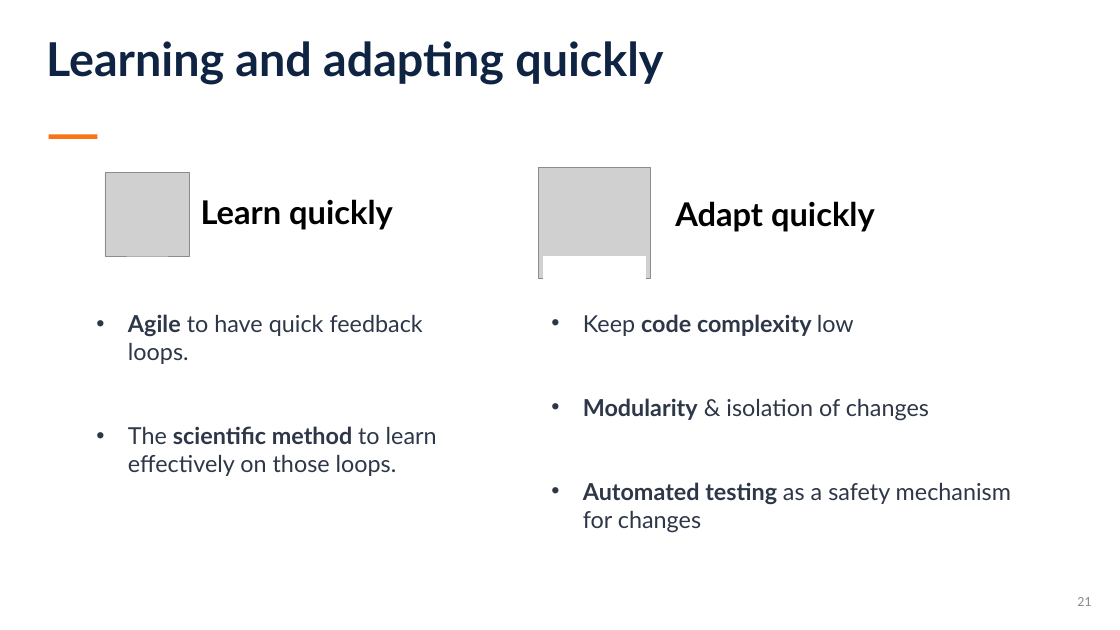
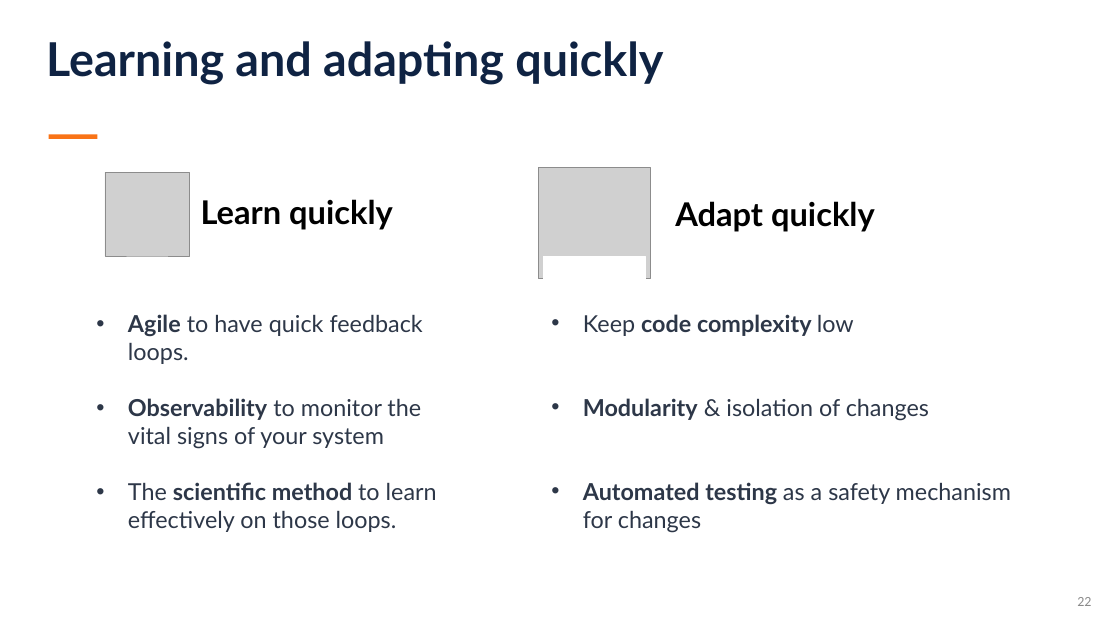
Before and after one commit to sefop/sefop-training-hub, a slide deck: slide 22 of workshops/2026-11-06-cal_poly/sefop-cal-poly.pptx (slide 21 before the commit). Drawn at 1120x630 pixels with LibreOffice and Linux fonts; fonts in the diff are those of the drawing; grey boxes stand for pictures. Boxes give left, top, right and bottom in pixels: in the first picture for what was removed or moved away, otherwise in the second. Text is boxed around its words. In the diff, an @@ line names an element or a change of style, - is before the commit and + after.

```diff
--- a/workshops/2026-11-06-cal_poly/sefop-cal-poly.pptx
+++ b/workshops/2026-11-06-cal_poly/sefop-cal-poly.pptx
@@ text at [128,398,421,449]: paragraph added @@
+• Observability to monitor the vital signs of your system
@@ page number at [1077,597,1091,606]: text changed @@
-21
+22
```
Also in this commit, not shown: 15 other slides changed, 8 slides added, 1 slide removed, 2 other files.
